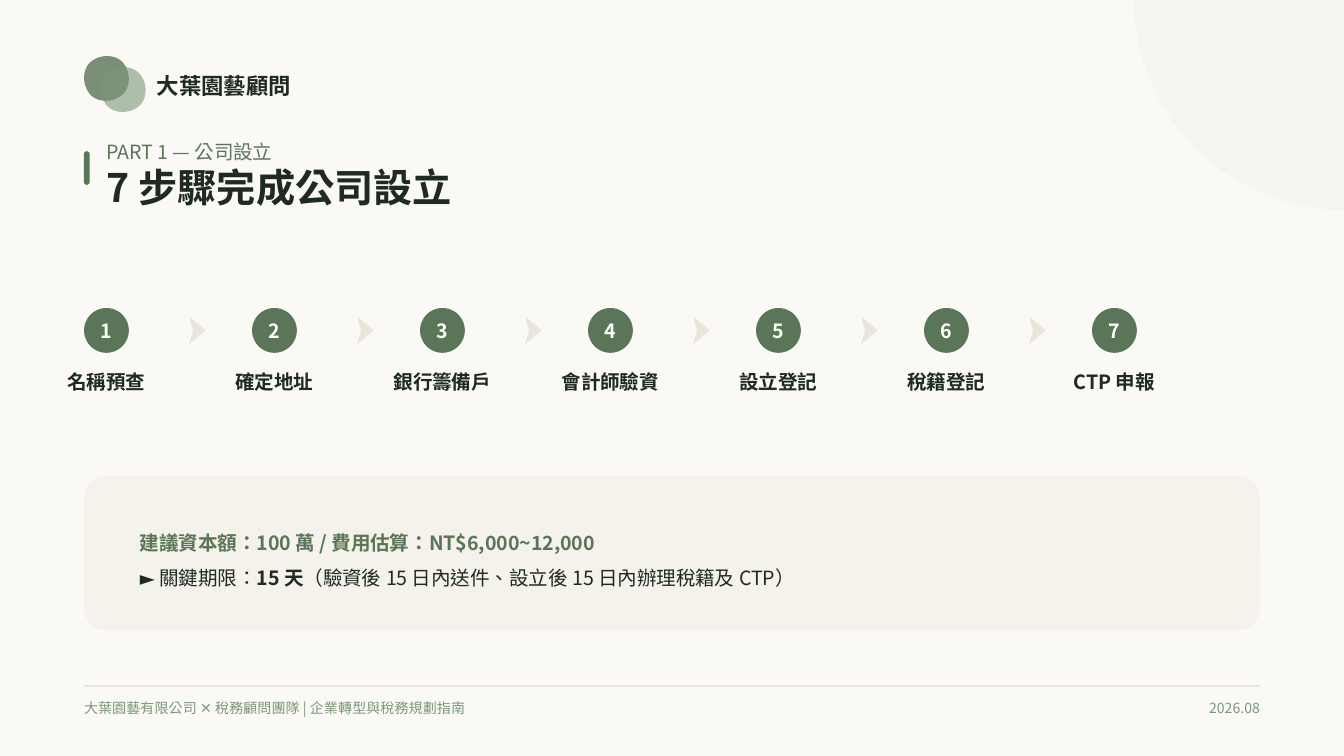
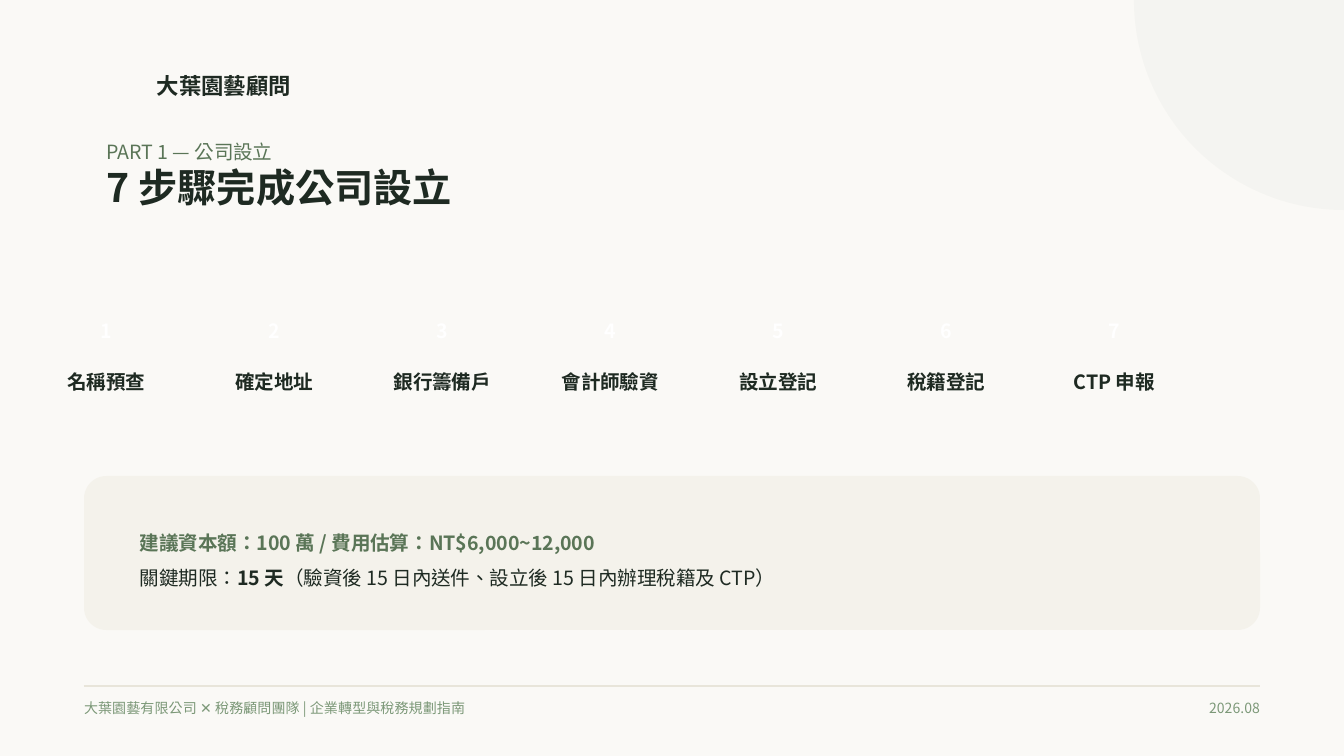
Before and after one commit to qwerty10218/horticulture-tax-case, a slide deck: slide 4 of 08_上台簡報準備/園藝公司設立與首年稅務規劃 (統一風格版).pptx. Drawn at 1344x756 pixels with LibreOffice and Linux fonts; fonts in the diff are those of the drawing. Boxes give left, top, right and bottom in pixels: in the first picture for what was removed or moved away, otherwise in the second. Text is boxed around its words. In the diff, an @@ line names an element or a change of style, - is before the commit and + after.

```diff
--- a/08_上台簡報準備/園藝公司設立與首年稅務規劃 (統一風格版).pptx
+++ b/08_上台簡報準備/園藝公司設立與首年稅務規劃 (統一風格版).pptx
@@ freeform shape removed at [83,56,128,101] @@
@@ freeform shape removed at [101,67,145,112] @@
@@ rounded rectangle removed at [83,151,89,184] @@
@@ group removed at [83,308,1136,352]: 7 ellipses, 7 texts, 6 freeform shapes @@
-1
-2
-3
-4
-5
-6
-7
@@ text at [140,568,776,587]: text changed @@
-► 關鍵期限：15 天（驗資後 15 日內送件、設立後 15 日內辦理稅籍及 CTP）
+關鍵期限：15 天（驗資後 15 日內送件、設立後 15 日內辦理稅籍及 CTP）
```
Also in this commit, not shown: 14 other slides changed, 1 other file.
